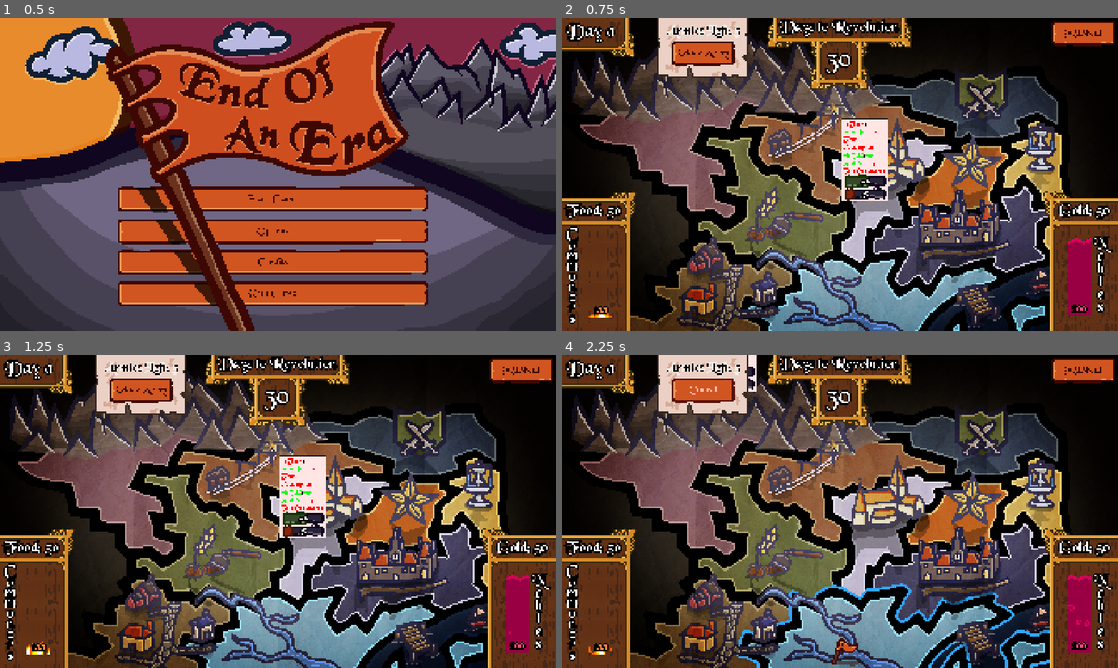
Above: before the commit, frames 1-4 (two rows, left to right).
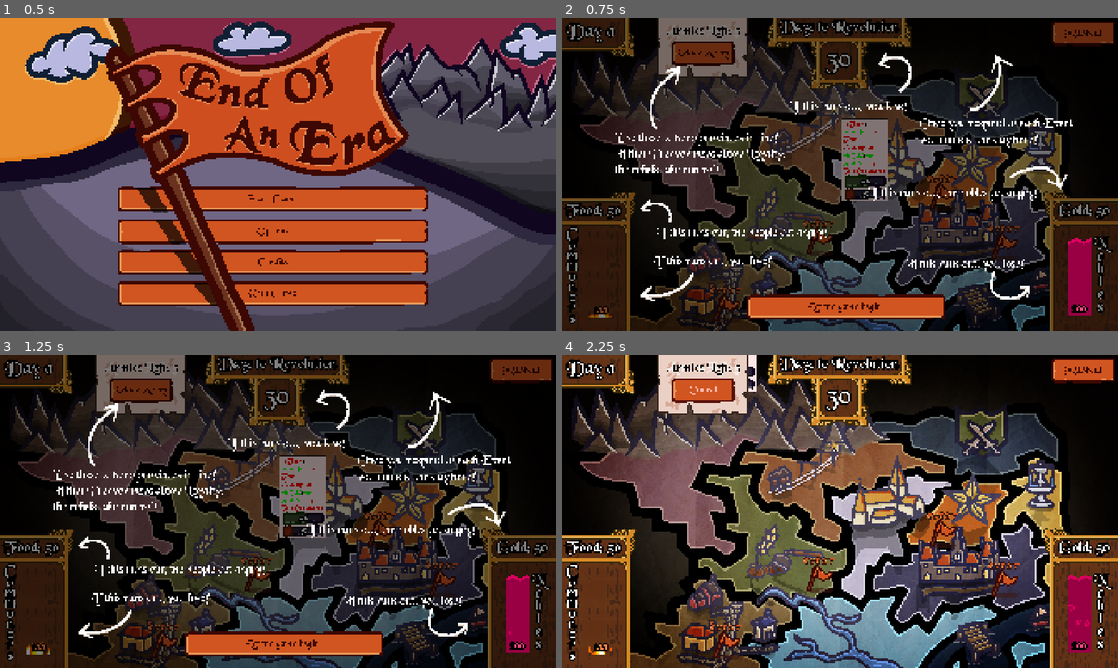
Above: after the commit, the same moments.

Repository: Orangechrisy/gmtk-game-jam-2026
Game: Godot game, scene res://Map/map.tscn
Two runs of this game, one before a commit and one after it. Both use one fixed random seed, a clock stepped at 60 frames per second and the inputs below. Sound files missing from this copy of the repository are replaced by a short silence.
Inputs (mouse positions are in pixels of both pictures, inside the frame that each line leads up to):
- Up to frame 1 (0.5 s): no input
- Up to frame 2 (0.75 s): click "Start Game" at 0.5 s
- Up to frame 3 (1.25 s): no input
- Up to frame 4 (2.25 s): click (845, 642) at 1.25 s, where only the run after the commit has a clickable "Let the game begin."; click "Place Army" at 2 s

Frame 1 is identical in both runs. In frame 2, 63% of the frame differs, in the area x 0-100%, y 0-100%; in frame 3, 63%; in frame 4, 2.2%.

Commit message:
Added basic tutorial.

Diff:
--- a/GameStructure/game_manager.gd
+++ b/GameStructure/game_manager.gd
@@ -66,7 +66,8 @@
 	for province in GameState.provinces:
 		if province.event_present != null:
 			event_exists = true
-	GameState.any_active_events(event_exists)
+	if event_exists == false:
+		GameState.any_active_events(event_exists)
 
 ## calculate_food: Calculates new Food total based on output/consumption of each province
 func calculate_food() -> void:
@@ -275,3 +276,6 @@
 
 
 	return score
+
+func update_tutorial(val: bool) -> void:
+	GameState.do_show_tutorial(val)
--- a/GameStructure/game_state.gd
+++ b/GameStructure/game_state.gd
@@ -75,7 +75,7 @@
 enum Ending {REVOLUTION, COMMON_ASSASSIN, NOBLE_ASSASSIN, FLEE_DOCK_FAIL, FLEE_DOCK_SUCCESS, FLEE_MINES_FAIL, FLEE_MINES_SUCCESS, FLEE_OUTSKIRTS_FAIL, FLEE_OUTSKIRTS_SUCCESS, SURRENDER_FAIL, SURRENDER_SUCCESS, ABDICATE_FAIL, ABDICATE_SUCCESS}
 
 # MOUSE SHIT
-enum Click {BASIC, ARMY_PLACEMENT, EVENT, PAUSE, MAIN}
+enum Click {BASIC, ARMY_PLACEMENT, EVENT, TUTORIAL, PAUSE, MAIN}
 var MouseMode: int = Click.MAIN:
 	set(val):
 		# if we pause while an event is active, we want to go back to event mouse mode
@@ -102,6 +102,7 @@
 # For event results label
 signal show_results_popup()
 signal add_to_label(to_add: String)
+signal update_tutorial(show: bool)
 
 # Day
 
@@ -235,6 +236,13 @@
 func set_current_event(val: MapEvent) -> void:
 	current_event = val
 
+func do_show_tutorial(val: bool) -> void:
+	if val:
+		MouseMode = Click.TUTORIAL
+	else:
+		MouseMode = Click.BASIC
+	update_tutorial.emit(val)
+
 ## Gets a province based on its name
 func get_province_by_name(val: String) -> Province:
 	for province in provinces:
--- a/Map/map.tscn
+++ b/Map/map.tscn
@@ -175,6 +175,12 @@
 [ext_resource type="Resource" uid="uid://b3tr2c35igges" path="res://Events/MapEvents/Foreman/event_foreman_06.tres" id="170_v34en"]
 [ext_resource type="PackedScene" uid="uid://cirml1k3rad5a" path="res://Menus/GameOverMenu.tscn" id="174_0a72k"]
 [ext_resource type="PackedScene" uid="uid://cdokd6o2cq8ix" path="res://UI/ResultsPopup.tscn" id="175_v03vf"]
+[ext_resource type="Texture2D" uid="uid://6t50wamhve8b" path="res://Assets/Portraits/tutorialarrows.png" id="176_fmnyg"]
+[ext_resource type="Theme" uid="uid://cqeqtwae5syvw" path="res://base_theme.tres" id="177_ghw5y"]
+[ext_resource type="Script" uid="uid://b72xfkhmnqyjl" path="res://Map/tutorial.gd" id="177_yhrl3"]
+
+[sub_resource type="LabelSettings" id="LabelSettings_a6wwx"]
+font_size = 42
 
 [node name="Map" type="Node2D" unique_id=932399740]
 script = ExtResource("1_ptuj4")
@@ -348,3 +354,79 @@
 position = Vector2(964, 559)
 
 [node name="GameOverMenu" parent="CanvasLayer" unique_id=1308238179 instance=ExtResource("174_0a72k")]
+z_index = 5
+
+[node name="Tutorial" type="Sprite2D" parent="CanvasLayer" unique_id=1440512382]
+visible = false
+position = Vector2(960, 540)
+texture = ExtResource("176_fmnyg")
+script = ExtResource("177_yhrl3")
+
+[node name="Label" type="Label" parent="CanvasLayer/Tutorial" unique_id=2111592220]
+offset_left = -174.0
+offset_top = -259.0
+offset_right = 234.0
+offset_bottom = -206.0
+text = "If this runs out, you lose!"
+label_settings = SubResource("LabelSettings_a6wwx")
+
+[node name="Label2" type="Label" parent="CanvasLayer/Tutorial" unique_id=1367869575]
+offset_left = -644.0
+offset_top = 277.0
+offset_right = -236.0
+offset_bottom = 330.0
+text = "If this runs out, you lose!"
+label_settings = SubResource("LabelSettings_a6wwx")
+
+[node name="Label3" type="Label" parent="CanvasLayer/Tutorial" unique_id=1684237866]
+offset_left = 230.0
+offset_top = 286.0
+offset_right = 638.0
+offset_bottom = 339.0
+text = "If this runs out, you lose!"
+label_settings = SubResource("LabelSettings_a6wwx")
+
+[node name="Label4" type="Label" parent="CanvasLayer/Tutorial" unique_id=2140374118]
+offset_left = -635.0
+offset_top = 177.0
+offset_right = -227.0
+offset_bottom = 230.0
+text = "If this runs out, the people get angry!"
+label_settings = SubResource("LabelSettings_a6wwx")
+
+[node name="Label5" type="Label" parent="CanvasLayer/Tutorial" unique_id=1380465753]
+offset_left = 96.0
+offset_top = 40.0
+offset_right = 712.0
+offset_bottom = 93.0
+text = "If this runs out, the nobles get angry!"
+label_settings = SubResource("LabelSettings_a6wwx")
+
+[node name="Label6" type="Label" parent="CanvasLayer/Tutorial" unique_id=1265191026]
+offset_left = -776.0
+offset_top = -150.0
+offset_right = -160.0
+offset_bottom = -97.0
+text = "Use these to keep provinces in line!
+If their Fervor rises above Loyalty,
+the rebels take control!"
+label_settings = SubResource("LabelSettings_a6wwx")
+
+[node name="Label7" type="Label" parent="CanvasLayer/Tutorial" unique_id=641571301]
+offset_left = 274.0
+offset_top = -200.0
+offset_right = 890.0
+offset_bottom = -35.0
+text = "Once you respond to each Event,
+you can end the day here!"
+label_settings = SubResource("LabelSettings_a6wwx")
+
+[node name="TutorialStartButton" type="Button" parent="CanvasLayer/Tutorial" unique_id=778824868]
+offset_left = -322.0
+offset_top = 415.0
+offset_right = 364.0
+offset_bottom = 501.0
+theme = ExtResource("177_ghw5y")
+text = "Let the game begin."
+
+[connection signal="pressed" from="CanvasLayer/Tutorial/TutorialStartButton" to="CanvasLayer/Tutorial" method="_on_tutorial_start_button_pressed"]
--- /dev/null
+++ b/Map/tutorial.gd
@@ -0,0 +1,10 @@
+extends Sprite2D
+
+func _ready() -> void:
+	GameState.connect("update_tutorial", on_update_tutorial)
+
+func on_update_tutorial(show: bool) -> void:
+	visible = show
+
+func _on_tutorial_start_button_pressed() -> void:
+	GameManager.update_tutorial(false)
--- a/Menus/main_menu.gd
+++ b/Menus/main_menu.gd
@@ -10,6 +10,9 @@
 func _on_start_game_button_pressed() -> void:
 	play_click()
 	GameManager.reset()
+	GameManager.roll_events()
+	GameManager.check_for_events()
+	GameManager.update_tutorial(true)
 	# TODO: more interesting transition.
 	# map there the whole time (main menu as child to it) and this just hides the main menu
 	# and emits a signal for the map to show things with a nice transition?
Binary file added: Assets/Portraits/tutorialarrows.png
Not shown, added: Assets/Portraits/tutorialarrows.png.import
Binary file changed: Assets/rebel_notif.png
Not shown, added: Map/tutorial.gd.uid
